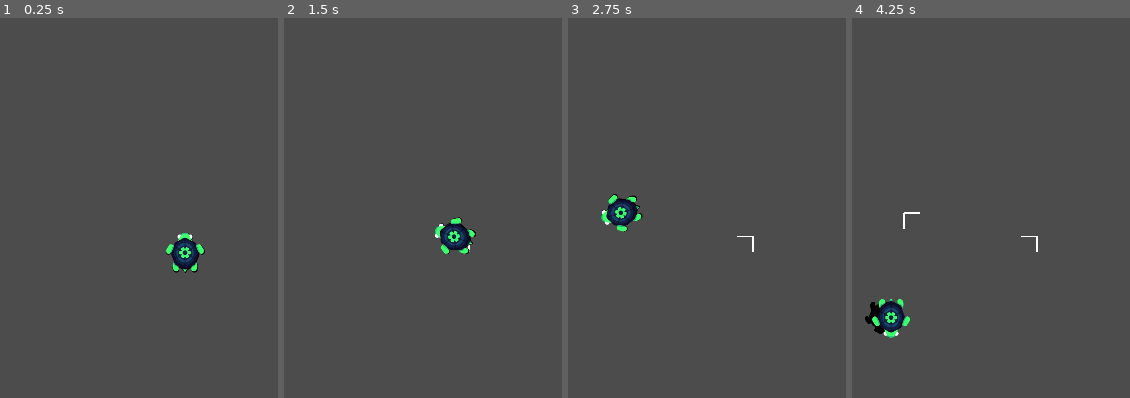
Above: before the commit, frames 1-4 (left to right).
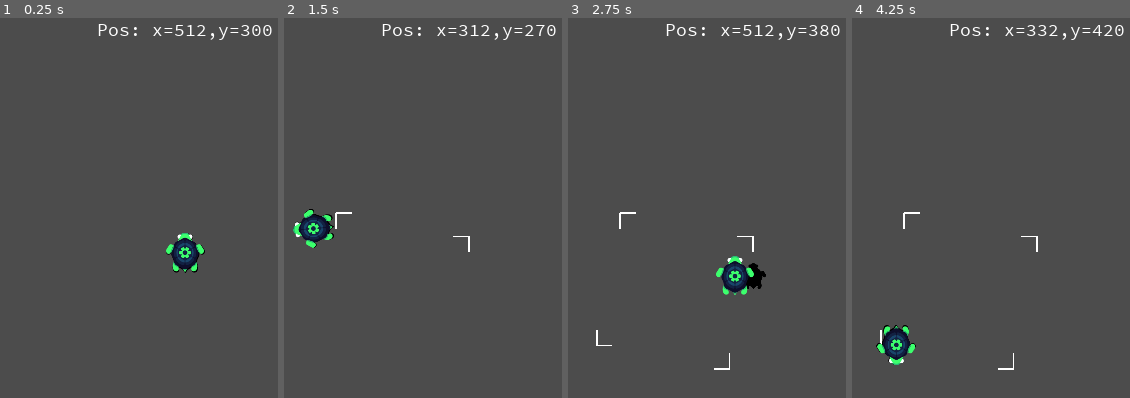
Above: after the commit, the same moments.

Repository: asoee/godot-turtle
Game: Godot game, scene res://Main.tscn
Two runs of this game, one before a commit and one after it. Both use one fixed random seed, a clock stepped at 60 frames per second and the inputs below.
Inputs:
- Up to frame 1 (0.25 s): no input
- Up to frame 2 (1.5 s): tap Enter at 0.5 s; tap T (toggle_turbo, bound only after the commit) at 0.6, 1.35 s
- Up to frame 3 (2.75 s): tap T (toggle_turbo, bound only after the commit) at 2.1 s
- Up to frame 4 (4.25 s): tap T (toggle_turbo, bound only after the commit) at 2.85, 3.6 s; tap P (pause, bound only after the commit) at 4.15 s

The runs differ from the first frame. In frame 1, 0.6% of the frame differs, in the area x 35-98%, y 1-6%; in frame 2, 2.4%; in frame 3, 2.7%, in the area x 10-98%, y 1-93%; in frame 4, 2.4%.

Commit message:
Hud and hotkeys
pause, turbo and quit

Diff:
--- /dev/null
+++ b/TurtleHud.gd
@@ -0,0 +1,35 @@
+extends CanvasLayer
+class_name TurtleHud
+
+var turtle: Turtle
+
+onready var posLabel = $Position
+
+# Called when the node enters the scene tree for the first time.
+func _ready():
+	 pause_mode = Node.PAUSE_MODE_PROCESS
+
+func _process(delta):
+	updateUi()
+	handleInput()
+
+func updateUi():
+	var posText := "Pos: x=%d,y=%d" % [turtle._pivot.position.x, turtle._pivot.position.y]
+	posLabel.text = posText
+
+func handleInput():
+	if Input.is_action_just_pressed("quit"):
+		get_tree().quit()
+	if Input.is_action_just_pressed("pause"):
+		togglePause()
+	if Input.is_action_just_pressed("toggle_turbo"):
+		toggleTurbo()
+
+func toggleTurbo():
+	if (turtle.speed_multiplier == Turtle.DEFAULT_SPEED):
+		turtle.speed_multiplier = Turtle.TURBO_SPEED
+	else:
+		turtle.speed_multiplier = Turtle.DEFAULT_SPEED
+
+func togglePause():
+	get_tree().paused = !get_tree().paused
--- a/modules/turtle/Turtle.gd
+++ b/modules/turtle/Turtle.gd
@@ -13,10 +13,13 @@
 const DEFAULT_COLOR := Color.white
 const TURTLE_COMMAND_COMPLETE = "command_complete"
 
+const DEFAULT_SPEED = 1.0
+const TURBO_SPEED = 10.0
+
 export var line_width = DEFAULT_LINE_THICKNESS
 export var color : Color = DEFAULT_COLOR
 
-export var draw_speed := 200.0
+export var draw_speed := 100.0
 var turn_speed_degrees := 260.0
 # Increases the animation playback speed.
 var speed_multiplier := 1.0
@@ -71,7 +74,7 @@
 
 	func execute(turtle: Turtle):
 		var new_rotation = turtle._pivot.rotation_degrees + _angle
-		var duration = abs(_angle / turtle.turn_speed_degrees)
+		var duration = abs(_angle / turtle.turn_speed_degrees / turtle.speed_multiplier)
 		var tw := turtle.create_tween()
 		tw.tween_property(
 			turtle._pivot,
--- a/modules/turtle/TurtleDrawing.gd
+++ b/modules/turtle/TurtleDrawing.gd
@@ -3,19 +3,26 @@
 class_name TurtleDrawing
 
 const TurtleCls = preload("res://modules/turtle/Turtle.tscn")
+const TurtleHudCls = preload("res://modules/turtle/TurtleHud.tscn")
 var started = false
-var turtle
+var turtle: Turtle
+var turtleHud: TurtleHud
 var commandQueue := Array()
 
 # Called when the node enters the scene tree for the first time.
 func _ready():
 	turtle = TurtleCls.instance()
 	add_child(turtle)
+	turtleHud = TurtleHudCls.instance()
+	turtleHud.turtle = turtle
+	add_child(turtleHud)
+
 
 func _process(delta):
 	if (!started):
 		started = true
 		startDrawing()
+
 
 func startDrawing():
 	turtle.reset()
--- /dev/null
+++ b/modules/turtle/TurtleHud.tscn
@@ -0,0 +1,24 @@
+[gd_scene load_steps=6 format=2]
+
+[ext_resource path="res://TurtleHud.gd" type="Script" id=1]
+[ext_resource path="res://modules/turtle/SourceCodePro-Regular.ttf" type="DynamicFontData" id=2]
+
+[sub_resource type="DynamicFont" id=2]
+font_data = ExtResource( 2 )
+
+[sub_resource type="Theme" id=1]
+default_font = SubResource( 2 )
+
+[sub_resource type="DynamicFont" id=3]
+size = 24
+font_data = ExtResource( 2 )
+
+[node name="TurtleHud" type="CanvasLayer"]
+script = ExtResource( 1 )
+
+[node name="Position" type="Label" parent="."]
+anchor_right = 1.0
+margin_bottom = 31.0
+theme = SubResource( 1 )
+custom_fonts/font = SubResource( 3 )
+align = 1
--- a/project.godot
+++ b/project.godot
@@ -23,11 +23,17 @@
 "class": "TurtleDrawing",
 "language": "GDScript",
 "path": "res://modules/turtle/TurtleDrawing.gd"
+}, {
+"base": "CanvasLayer",
+"class": "TurtleHud",
+"language": "GDScript",
+"path": "res://TurtleHud.gd"
 } ]
 _global_script_class_icons={
 "DrawingTurtle": "",
 "Turtle": "",
-"TurtleDrawing": ""
+"TurtleDrawing": "",
+"TurtleHud": ""
 }
 
 [application]
@@ -45,6 +51,25 @@
 
 common/drop_mouse_on_gui_input_disabled=true
 
+[input]
+
+quit={
+"deadzone": 0.5,
+"events": [ Object(InputEventKey,"resource_local_to_scene":false,"resource_name":"","device":0,"alt":false,"shift":false,"control":false,"meta":false,"command":false,"pressed":false,"scancode":0,"physical_scancode":16777217,"unicode":0,"echo":false,"script":null)
+, Object(InputEventKey,"resource_local_to_scene":false,"resource_name":"","device":0,"alt":false,"shift":false,"control":false,"meta":false,"command":false,"pressed":false,"scancode":0,"physical_scancode":81,"unicode":0,"echo":false,"script":null)
+ ]
+}
+pause={
+"deadzone": 0.5,
+"events": [ Object(InputEventKey,"resource_local_to_scene":false,"resource_name":"","device":0,"alt":false,"shift":false,"control":false,"meta":false,"command":false,"pressed":false,"scancode":0,"physical_scancode":80,"unicode":0,"echo":false,"script":null)
+ ]
+}
+toggle_turbo={
+"deadzone": 0.5,
+"events": [ Object(InputEventKey,"resource_local_to_scene":false,"resource_name":"","device":0,"alt":false,"shift":false,"control":false,"meta":false,"command":false,"pressed":false,"scancode":0,"physical_scancode":84,"unicode":0,"echo":false,"script":null)
+ ]
+}
+
 [physics]
 
 common/enable_pause_aware_picking=true
Binary file added: modules/turtle/SourceCodePro-Regular.ttf
